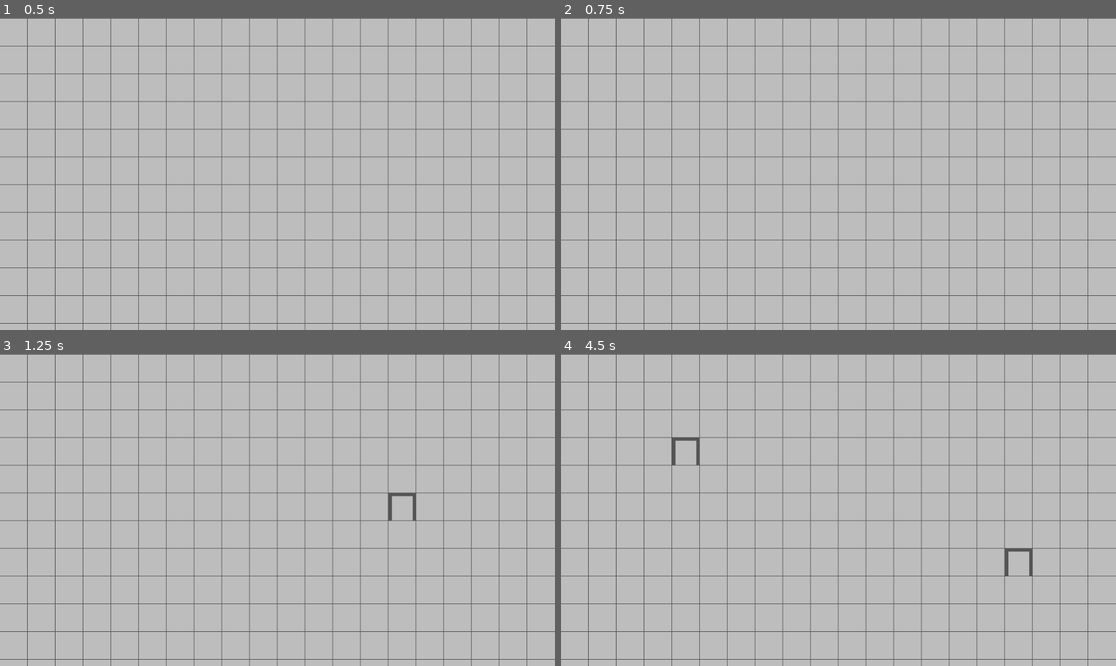
Above: before the commit, frames 1-4 (two rows, left to right).
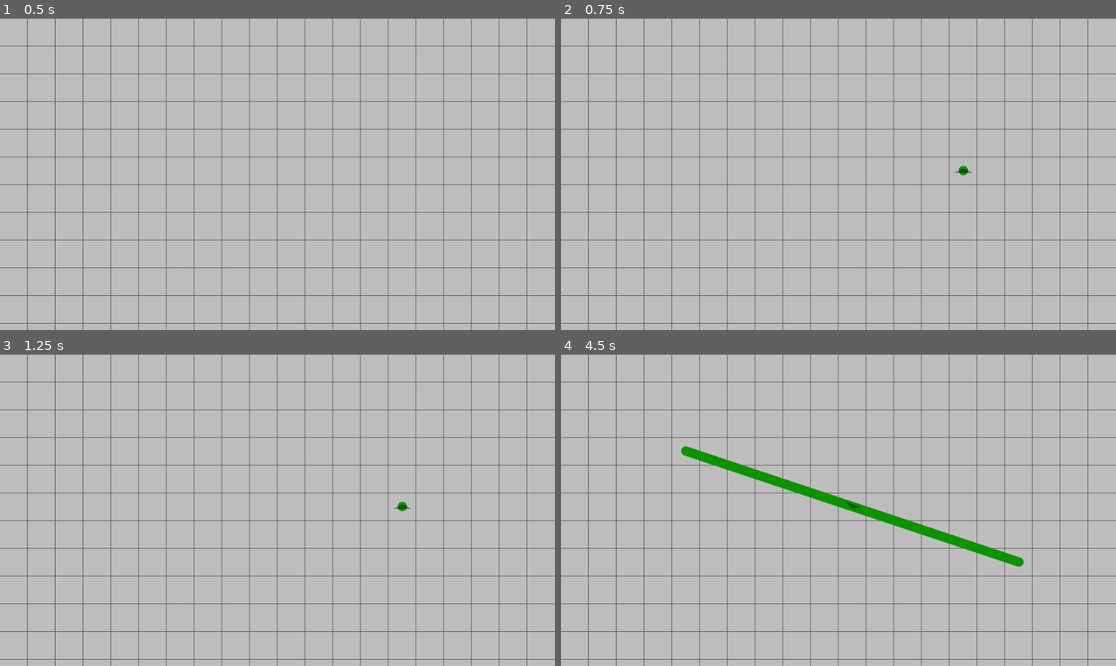
Above: after the commit, the same moments.

Repository: Zombee8424/UntitledMusicPuzzleGame
Game: Godot game, scene res://Scenes/Other/Game.tscn
Two runs of this game, one before a commit and one after it. Both use one fixed random seed, a clock stepped at 60 frames per second and the inputs below.
Inputs (mouse positions are in pixels of both pictures, inside the frame that each line leads up to):
- Up to frame 1 (0.5 s): no input
- Up to frame 2 (0.75 s): tap Enter at 0.5 s; move the mouse to (960, 158) at 0.52 s; hold 4 from 0.53 s (still down)
- Up to frame 3 (1.25 s): keep holding 4; tap 1 at 0.8 s
- Up to frame 4 (4.5 s): tap Space (space) at 1.25, 2.75, 4.25 s; move the mouse to (727, 525) at 1.27 s; release 4 at 1.28 s; tap 1 at 1.35 s; tap 2 at 1.55 s; tap Enter at 2, 3.5 s; move the mouse to (894, 441) at 2.02 s; hold 2 2.03-2.78 s; tap 3 at 2.3, 2.85 s; move the mouse to (810, 572) at 2.77 s; tap 4 at 3.05 s; move the mouse to (1005, 556) at 3.52 s; hold 1 3.53-4.28 s; click (1005, 556) at 3.6 s; move the mouse to (672, 463) at 4.27 s; right-click (672, 463) at 4.35 s

Frame 1 is identical in both runs. In frame 2, less than 0.1% of the frame differs, in the area x 70-75%, y 47-51%; in frame 3, 0.2%; in frame 4, 2.3%, in the area x 20-85%, y 26-72%.

Commit message:
Added bouncers
Bouncers bounce the ball in the direction that that their DirectionDisplay is pointing. Their direction can be flipped in their entity configuration menu.

The new entity configuration option 'FlipDirection' can be used to flip the direction of the bouncers. The system is set up so that it should work with all future movers that require the option.

Diff:
--- /dev/null
+++ b/UntitledMusicPuzzleGame/Scenes/Movers/Bouncer.tscn
@@ -0,0 +1,31 @@
+[gd_scene load_steps=5 format=2]
+
+[ext_resource path="res://Sprites/whiteSquare_255A.png" type="Texture" id=1]
+[ext_resource path="res://Scripts/Movers/Bouncer.gd" type="Script" id=2]
+[ext_resource path="res://Scenes/Movers/MoverDirectionDisplay.tscn" type="PackedScene" id=3]
+
+[sub_resource type="RectangleShape2D" id=1]
+extents = Vector2( 8, 8 )
+
+[node name="Bouncer" type="RigidBody2D" groups=["Entities"]]
+collision_layer = 2
+collision_mask = 3
+mode = 3
+contacts_reported = 999999
+contact_monitor = true
+script = ExtResource( 2 )
+config_options = [ "delete", "flip_direction" ]
+bounce_force = 35.0
+
+[node name="Sprite" type="Sprite" parent="."]
+modulate = Color( 0.0470588, 0.584314, 0, 1 )
+scale = Vector2( 1e-05, 1e-05 )
+texture = ExtResource( 1 )
+
+[node name="Collider" type="CollisionShape2D" parent="."]
+shape = SubResource( 1 )
+
+[node name="MoverDirectionDisplay" parent="." instance=ExtResource( 3 )]
+
+[connection signal="body_entered" from="." to="." method="_on_body_entered"]
+[connection signal="mover_position_updated" from="." to="." method="_on_mover_position_update"]
--- /dev/null
+++ b/UntitledMusicPuzzleGame/Scenes/Movers/Mover.tscn
@@ -0,0 +1,24 @@
+[gd_scene load_steps=4 format=2]
+
+[ext_resource path="res://Sprites/whiteSquare_255A.png" type="Texture" id=1]
+[ext_resource path="res://Scripts/Movers/Mover.gd" type="Script" id=2]
+
+[sub_resource type="RectangleShape2D" id=1]
+extents = Vector2( 8, 8 )
+
+[node name="Mover" type="RigidBody2D" groups=["Entities"]]
+collision_layer = 2
+collision_mask = 3
+mode = 3
+contacts_reported = 999999
+contact_monitor = true
+script = ExtResource( 2 )
+config_options = [ "delete" ]
+
+[node name="Sprite" type="Sprite" parent="."]
+modulate = Color( 0, 0, 0, 1 )
+scale = Vector2( 1e-05, 1e-05 )
+texture = ExtResource( 1 )
+
+[node name="Collider" type="CollisionShape2D" parent="."]
+shape = SubResource( 1 )
--- a/UntitledMusicPuzzleGame/Scenes/Movers/MoverContainer.tscn
+++ b/UntitledMusicPuzzleGame/Scenes/Movers/MoverContainer.tscn
@@ -1,11 +1,6 @@
-[gd_scene load_steps=5 format=2]
+[gd_scene load_steps=2 format=2]
 
-[ext_resource path="res://Scripts/Movers/Mover.gd" type="Script" id=1]
-[ext_resource path="res://Sprites/whiteSquare_255A.png" type="Texture" id=2]
 [ext_resource path="res://Scripts/Movers/MoverContainer.gd" type="Script" id=3]
-
-[sub_resource type="RectangleShape2D" id=1]
-extents = Vector2( 8, 8 )
 
 [node name="MoverContainer" type="Node2D"]
 script = ExtResource( 3 )
@@ -15,20 +10,3 @@
 __meta__ = {
 "_gizmo_extents_": 15.0
 }
-
-[node name="Mover" type="RigidBody2D" parent="." groups=["Entities"]]
-collision_layer = 2
-collision_mask = 3
-mode = 3
-contacts_reported = 999999
-contact_monitor = true
-script = ExtResource( 1 )
-config_options = [ "delete" ]
-
-[node name="Sprite" type="Sprite" parent="Mover"]
-modulate = Color( 0, 0, 0, 1 )
-scale = Vector2( 1e-05, 1e-05 )
-texture = ExtResource( 2 )
-
-[node name="Collider" type="CollisionShape2D" parent="Mover"]
-shape = SubResource( 1 )
--- /dev/null
+++ b/UntitledMusicPuzzleGame/Scenes/Movers/MoverDirectionDisplay.tscn
@@ -0,0 +1,9 @@
+[gd_scene format=2]
+
+[node name="MoverDirectionDisplay" type="Node2D"]
+
+[node name="Sprite" type="Polygon2D" parent="."]
+position = Vector2( 0, 8 )
+scale = Vector2( 0.994163, 0.991332 )
+color = Color( 0, 0, 0, 0.392157 )
+polygon = PoolVector2Array( -16, -4, 0, -4, 16, -4, 0, -12 )
--- /dev/null
+++ b/UntitledMusicPuzzleGame/Scenes/UI/EntityConfigButtons/EntityConfig_FlipDirection.tscn
@@ -0,0 +1,15 @@
+[gd_scene load_steps=3 format=2]
+
+[ext_resource path="res://Scripts/UI/EntityConfigButtons/EntityConfig_FlipDirection.gd" type="Script" id=1]
+[ext_resource path="res://Sprites/FlipIcon.png" type="Texture" id=2]
+
+[node name="EntityConfig_FlipDirection" type="Button"]
+margin_right = 64.0
+margin_bottom = 64.0
+rect_min_size = Vector2( 64, 64 )
+size_flags_horizontal = 4
+size_flags_vertical = 4
+icon = ExtResource( 2 )
+script = ExtResource( 1 )
+
+[connection signal="pressed" from="." to="." method="_on_pressed"]
--- a/UntitledMusicPuzzleGame/Scripts/Autoload/EntityManager.gd
+++ b/UntitledMusicPuzzleGame/Scripts/Autoload/EntityManager.gd
@@ -5,7 +5,7 @@
 var node_types: Dictionary = {
 	"beater_spawn" : "res://Scenes/Other/BeaterSpawn.tscn",
 	"block" : "res://Scenes/Blocks/Block.tscn",
-	"mover" : "res://Scenes/Movers/MoverContainer.tscn",
+	"mover_container" : "res://Scenes/Movers/MoverContainer.tscn",
 };
 var build_node: Node2D;
 
@@ -36,6 +36,8 @@
 			set_build_node(null, "block");
 		elif Input.is_key_pressed(KEY_3):
 			set_build_node(null, "mover");
+		elif Input.is_key_pressed(KEY_4):
+			set_build_node(null, "bouncer");
 		else:
 			return;
 
@@ -45,12 +47,17 @@
 func set_build_node(node: Node2D = null, node_type: String = "", create_node: bool = true) -> void:
 	if create_node == true:
 		assert(node == null and node_type != "", "Invalid parameters for creating node");
-		node = load(node_types[node_type]).instance();
+		if node_type in ["mover", "bouncer"]:
+			node = load(node_types["mover_container"]).instance();
+			assert(node_type in node.mover_types.keys(), "Mover Type '" + node_type + "' Does Not Exist");
+		else:
+			assert(node_type in node_types.keys(), "Node Type '" + node_type + "' Does Not Exist");
+			node = load(node_types[node_type]).instance();
 		get_tree().current_scene.call_deferred("add_child", node, true);
 
 	if node is MoverContainer:
 		node.global_position = Vector2.ZERO;
-		build_node = node.get_node("Mover");
+		build_node = node.set_mover_type(node_type);
 	else:
 		node.global_position = get_mouse_grid_pos();
 		build_node = node;
--- /dev/null
+++ b/UntitledMusicPuzzleGame/Scripts/Movers/Bouncer.gd
@@ -0,0 +1,54 @@
+class_name Bouncer
+extends Mover
+
+
+export var bounce_force: float = 50;
+var bounce_direction: Vector2 = Vector2.UP;
+var bounce_angle: float;
+var direction_display: Node2D;
+
+
+func _ready() -> void:
+	._ready();
+
+	assert(has_node("MoverDirectionDisplay"), "Bouncer has no MoverDirectionDisplay child");
+	direction_display = get_node("MoverDirectionDisplay");
+
+
+func _on_body_entered(body: Node) -> void:
+	if !body is Beater:
+		return;
+
+	body = body as RigidBody2D;
+	body.apply_central_impulse((Vector2.UP.rotated(bounce_angle)) * bounce_force);
+
+
+func flip_direction() -> void:
+	bounce_direction *= -1;
+
+	set_direction_display_angle();
+
+
+func set_direction_display_angle() -> void:
+	if direction_display == null:
+		return;
+
+	var angle = rotation_degrees;
+	if angle > 90 and angle < 270:
+		angle -= 180;
+
+	if bounce_direction == Vector2.UP:
+		pass;
+	elif bounce_direction == Vector2.DOWN:
+		angle -= 180;
+
+	direction_display.global_rotation_degrees = angle;
+	bounce_angle = angle;
+
+
+func _on_mover_position_update() -> void:
+	if direction_display == null:
+		return;
+
+	direction_display.global_position = get_parent().get_mover_mid_point();
+	set_direction_display_angle()
--- a/UntitledMusicPuzzleGame/Scripts/Movers/Mover.gd
+++ b/UntitledMusicPuzzleGame/Scripts/Movers/Mover.gd
@@ -1,5 +1,9 @@
 class_name Mover
 extends Entity
+
+
+signal mover_position_updated;
+
 
 var sprite: Sprite;
 var collider: CollisionShape2D;
@@ -28,3 +32,5 @@
 
 	# Rotation
 	look_at(end_pos.global_position);
+
+	emit_signal("mover_position_updated");
--- a/UntitledMusicPuzzleGame/Scripts/Movers/MoverContainer.gd
+++ b/UntitledMusicPuzzleGame/Scripts/Movers/MoverContainer.gd
@@ -9,16 +9,14 @@
 var cached_mover_pos: Vector2;
 var cached_end_pos: Vector2;
 var is_new: bool = true;
-
+var mover_types: Dictionary = {
+	"mover" : "res://Scenes/Movers/Mover.tscn",
+	"bouncer" : "res://Scenes/Movers/Bouncer.tscn",
+}
 
 func _ready() -> void:
-	mover = get_node("Mover");
 	end_pos = get_node("EndPos");
 
-	# Moves the mover to the grid mouse position as soon as it is ready.
-	# Without this line, the mover is visible at (0, 0) for a single frame.
-	# Cannot be done in EntityManager as the mover is not yet in the scene.
-	mover.global_position = EntityManager.get_mouse_grid_pos();
 	set_cached_positions();
 
 
@@ -37,9 +35,12 @@
 
 
 func _draw() -> void:
-	draw_circle(mover.position, width/2, Color.black);
+	if mover == null:
+		return;
+
+	draw_circle(mover.position, width/2, mover.sprite.modulate);
 	if !is_new:
-		draw_circle(end_pos.position, width/2, Color.black);
+		draw_circle(end_pos.position, width/2, mover.sprite.modulate);
 
 
 func set_cached_positions() -> void:
@@ -48,3 +49,17 @@
 
 	cached_mover_pos = mover.global_position;
 	cached_end_pos = end_pos.global_position;
+
+
+func set_mover_type(mover_type: String) -> RigidBody2D:
+	assert(mover_type in mover_types.keys(), "Mover Types '" + mover_type + "' Does Not Exist");
+
+	mover = load(mover_types[mover_type]).instance();
+	mover.global_position = EntityManager.get_mouse_grid_pos();
+	add_child(mover, true);
+
+	return mover;
+
+
+func get_mover_mid_point() -> Vector2:
+	return mover.global_position + ((end_pos.global_position - mover.global_position) / 2);
--- a/UntitledMusicPuzzleGame/Scripts/Other/EntityConfigurator.gd
+++ b/UntitledMusicPuzzleGame/Scripts/Other/EntityConfigurator.gd
@@ -3,7 +3,8 @@
 
 var config_menu: VBoxContainer;
 export var config_buttons: Dictionary = {
-	"delete" : "res://Scenes/UI/EntityConfigButtons/EntityConfig_Delete.tscn"
+	"delete" : "res://Scenes/UI/EntityConfigButtons/EntityConfig_Delete.tscn",
+	"flip_direction" : "res://Scenes/UI/EntityConfigButtons/EntityConfig_FlipDirection.tscn",
 };
 
 
--- /dev/null
+++ b/UntitledMusicPuzzleGame/Scripts/UI/EntityConfigButtons/EntityConfig_FlipDirection.gd
@@ -0,0 +1,6 @@
+extends EntityConfigButton
+
+
+func _on_pressed() -> void:
+    assert(config_entity.has_method("flip_direction"), "Entity has no 'flip_direction' method");
+    config_entity.flip_direction();
--- a/UntitledMusicPuzzleGame/project.godot
+++ b/UntitledMusicPuzzleGame/project.godot
@@ -23,6 +23,11 @@
 "class": "Block",
 "language": "GDScript",
 "path": "res://Scripts/Blocks/Block.gd"
+}, {
+"base": "Mover",
+"class": "Bouncer",
+"language": "GDScript",
+"path": "res://Scripts/Movers/Bouncer.gd"
 }, {
 "base": "RigidBody2D",
 "class": "Entity",
@@ -53,6 +58,7 @@
 "Beater": "",
 "BeaterSpawn": "",
 "Block": "",
+"Bouncer": "",
 "Entity": "",
 "EntityConfigButton": "",
 "Mover": "",
Binary file added: UntitledMusicPuzzleGame/Sprites/FlipIcon.png
Not shown, added: UntitledMusicPuzzleGame/Sprites/FlipIcon.png.import
